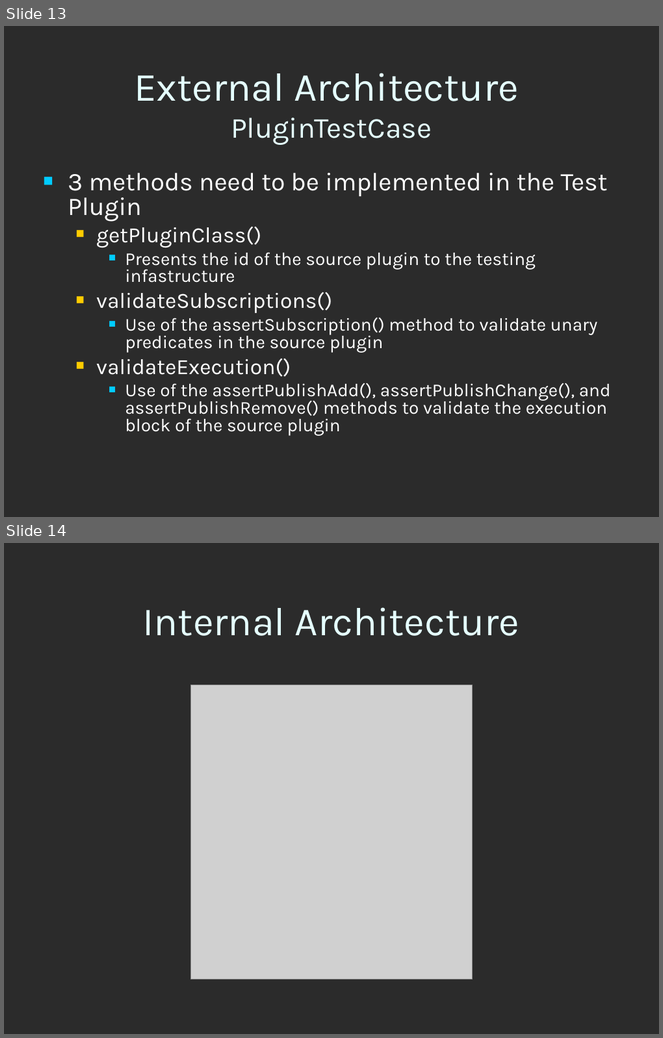
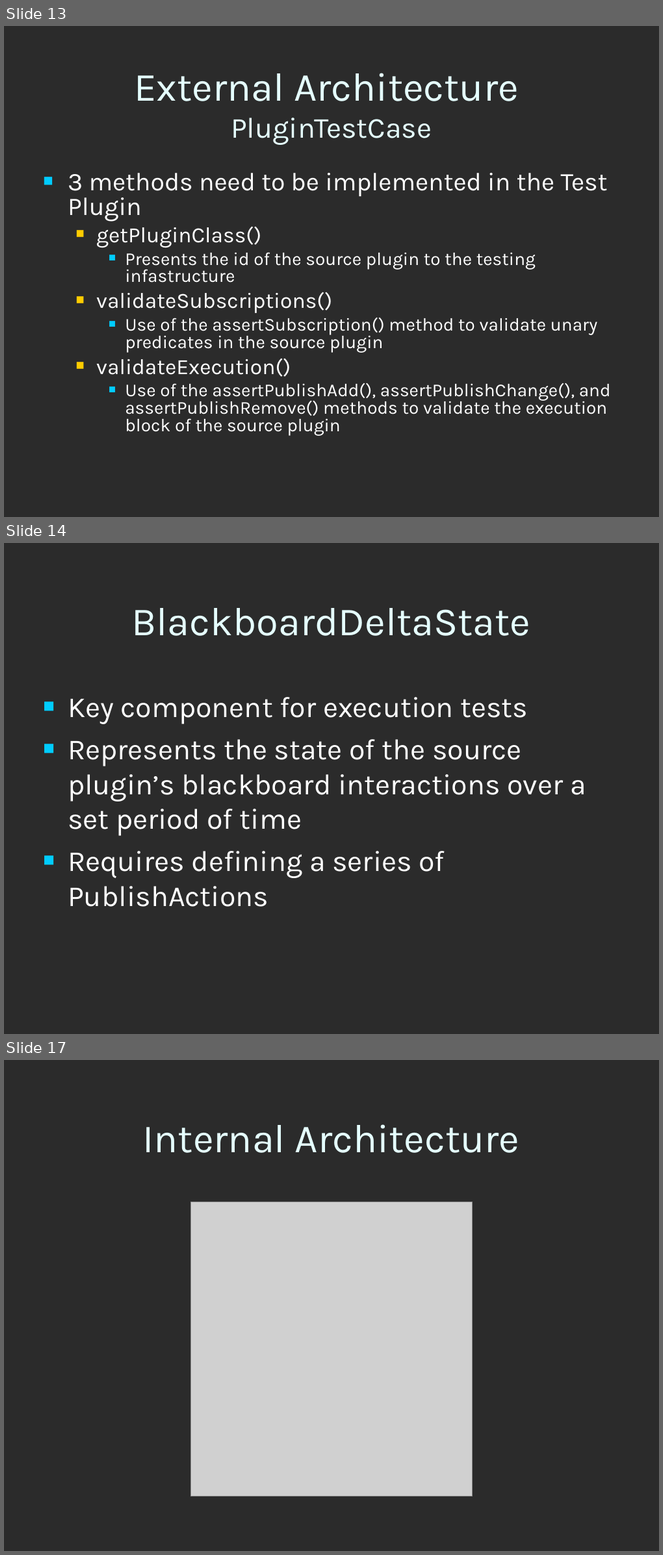
Before and after one commit to codeaudit/cougaar-cougaarunit, a slide deck: CougaarUnit/Cougaar Test Framework.ppt. Shown one above the other, each under a label of ours: slides 13 and 14 before the commit, slides 13, 14 and 17 after it; the slides between them are not shown. The pictures are 663x1038 and 663x1555 pixels, drawn with LibreOffice and Linux fonts; fonts in the diff are those of the drawing; grey boxes stand for pictures; background and template pictures are left out; a plain dark background stands for a picture behind light text. Boxes give left, top, right and bottom in pixels: in the first picture for what was removed or moved away, otherwise in the second. Text is boxed around its words. In the diff, an @@ line names an element or a change of style, - is before the commit and + after.

```diff
--- a/CougaarUnit/Cougaar Test Framework.ppt
+++ b/CougaarUnit/Cougaar Test Framework.ppt
@@ slide 14 added at bbox=[4, 543, 659, 1034], background picture (left out) @@
@@ title added at bbox=[131, 608, 530, 636], 44 pt, text #E5FFFF @@
+BlackboardDeltaState
@@ text added at bbox=[68, 697, 586, 907], 32 pt, text #FFFFFF @@
+■ Key component for execution tests
+■ Represents the state of the source plugin’s blackboard interactions over a set period of time
+■ Requires defining a series of PublishActions
@@ what was slide 14 is now slide 17 @@
```
Also in this commit, not shown: 2 other slides added.
